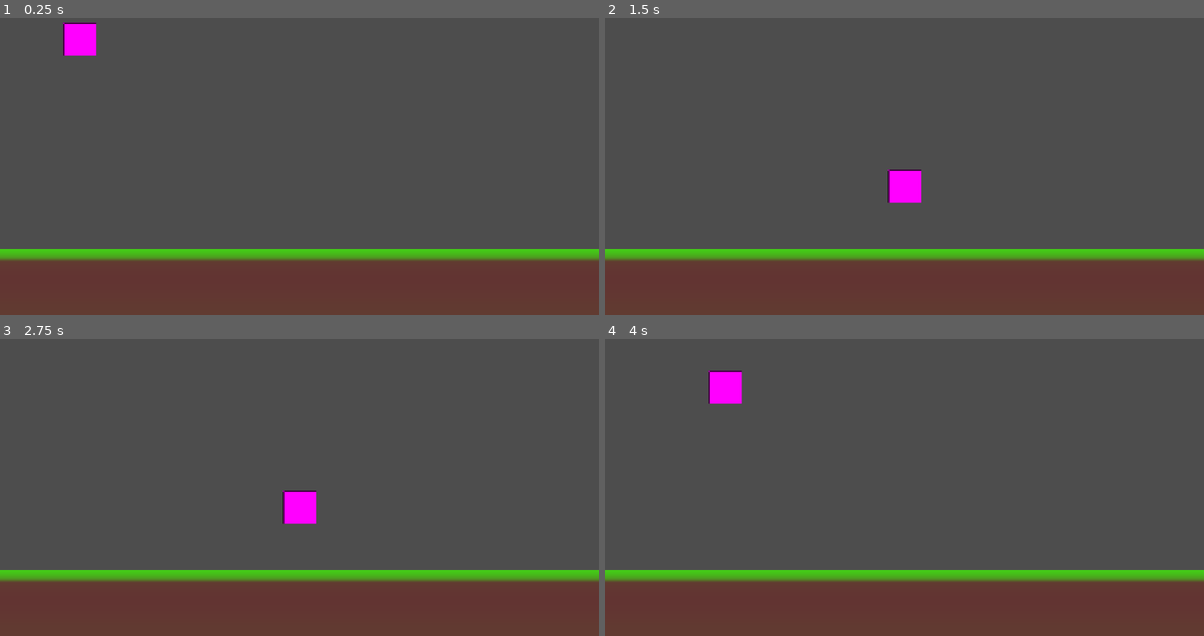
Above: before the commit, frames 1-4 (two rows, left to right).
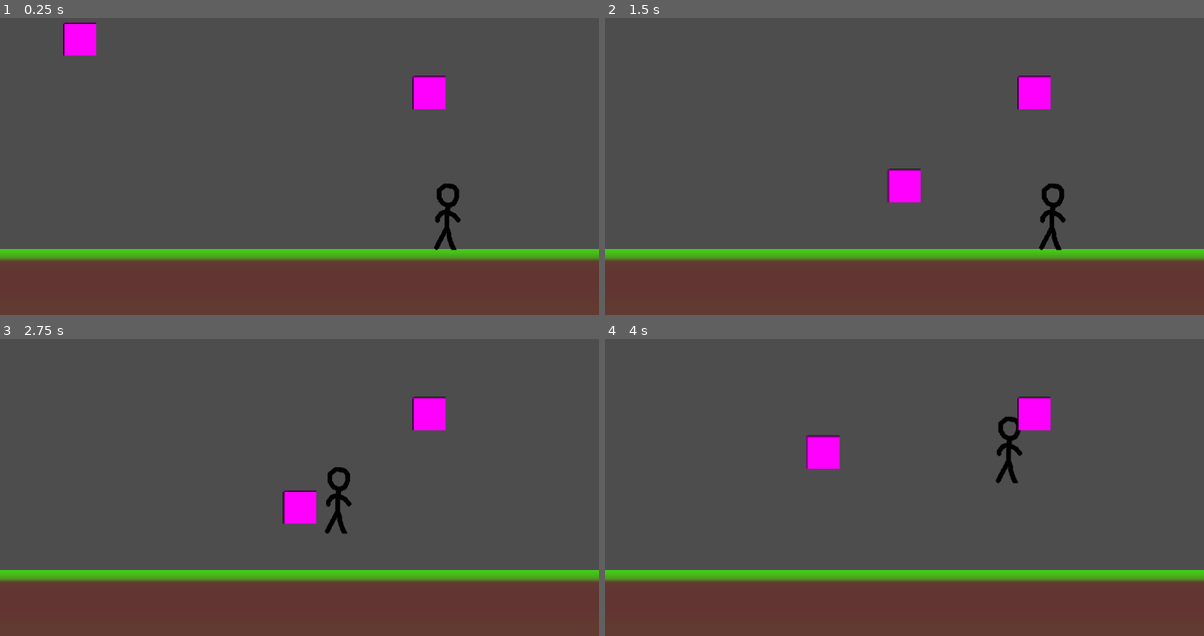
Above: after the commit, the same moments.

Repository: TheCubicCyborg/Starzan
Game: Godot game, scene res://Levels/yank_star_test.tscn
Same seed, same stepped clock (60 frames per second), same inputs: the game is played once before the commit and once after it. The project has no main scene, so this scene is started directly.
Inputs (mouse positions are in pixels of both pictures, inside the frame that each line leads up to):
- Up to frame 1 (0.25 s): no input
- Up to frame 2 (1.5 s): tap Enter at 0.5 s; drag from (682, 38) to (964, 71) at 0.52 s; drag from (784, 163) to (874, 214) at 1.27 s
- Up to frame 3 (2.75 s): tap Space (jump) at 2, 2.1 s; move the mouse to (359, 392) at 2.02 s; hold A (move_left) from 2.03 s (still down)
- Up to frame 4 (4 s): release A (move_left) at 2.75 s; drag from (874, 535) to (724, 416) at 2.77 s; move the mouse to (1084, 517) at 3.52 s; hold D (move_right) from 3.53 s (still down); tap Space (jump) at 3.6, 3.77 s

The runs differ from the first frame. In frame 1, 1.1% of the frame differs, in the area x 68-77%, y 19-79%; in frame 2, 1.2%; in frame 3, 1.1%; in frame 4, 2.3%, in the area x 17-75%, y 10-49%.

Commit message:
yank star

Diff:
--- a/Entities/yank_star.gd
+++ b/Entities/yank_star.gd
@@ -9,7 +9,7 @@
 var wait_timer: float = 0
 @export var wait_time: float = 2
 @export_range(0,1.0) var away_weight: float = 0.5
-@export_range(0,1.0) var return_weight: float = 0.5
+@export_range(0,1.0) var return_speed: float = 5
 
 func _ready():
 	source = position
@@ -23,6 +23,7 @@
 			destination = TEMP_PULL_LOCATION
 
 func _physics_process(delta):
+	var start_position = position
 	if moving:
 		if away:
 			position = lerp(position,destination,away_weight)
@@ -31,7 +32,7 @@
 				moving = false
 				wait_timer = wait_time
 		else:
-			position = lerp(position,source, return_weight)
+			position = position.move_toward(source,return_speed)
 			if position.is_equal_approx(source):
 				position = source
 				moving = false
@@ -41,3 +42,8 @@
 			wait_timer = 0
 			moving = true
 			away = false
+	constant_linear_velocity = (position - start_position)/delta
+	if constant_linear_velocity.y < 0:
+		constant_linear_velocity.y = 0
+	elif constant_linear_velocity.y > 0:
+		constant_linear_velocity.y += get_gravity().y
--- a/Levels/yank_star_test.tscn
+++ b/Levels/yank_star_test.tscn
@@ -1,6 +1,9 @@
 [gd_scene format=3 uid="uid://7vfukyfkg2s4"]
 
 [ext_resource type="Script" uid="uid://d15ynqgsfaojm" path="res://Entities/yank_star.gd" id="1_w4ftx"]
+[ext_resource type="Script" uid="uid://c8o7l5hj5ojbo" path="res://Player/Scripts/player_dude.gd" id="2_p5nd5"]
+[ext_resource type="Texture2D" uid="uid://kei3lixd7xjs" path="res://Assets/placeholder_dude.png" id="3_5ygy6"]
+[ext_resource type="PackedScene" uid="uid://cm34nyquqmqxj" path="res://Entities/grab_star.tscn" id="4_1b0sh"]
 
 [sub_resource type="RectangleShape2D" id="RectangleShape2D_y32ns"]
 size = Vector2(1154.5, 125)
@@ -20,7 +23,11 @@
 [sub_resource type="RectangleShape2D" id="RectangleShape2D_8taa3"]
 size = Vector2(64, 64)
 
-[node name="TestScene" type="Node2D" unique_id=161238367]
+[sub_resource type="CapsuleShape2D" id="CapsuleShape2D_w4ftx"]
+radius = 32.0
+height = 128.0
+
+[node name="YankTestScene" type="Node2D" unique_id=161238367]
 
 [node name="StaticBody2D" type="StaticBody2D" parent="." unique_id=1217467274]
 position = Vector2(576.75, 585.5)
@@ -36,11 +43,25 @@
 position = Vector2(153, 117)
 input_pickable = true
 script = ExtResource("1_w4ftx")
-away_weight = 0.2
-return_weight = 0.05
+wait_time = 1.0
+away_weight = 0.1
 
 [node name="Sprite2D" type="Sprite2D" parent="YankStar" unique_id=217011775]
 texture = SubResource("PlaceholderTexture2D_w4ftx")
 
 [node name="CollisionShape2D" type="CollisionShape2D" parent="YankStar" unique_id=1334883827]
 shape = SubResource("RectangleShape2D_8taa3")
+
+[node name="PlayerDude" type="CharacterBody2D" parent="." unique_id=1328772738]
+position = Vector2(859, 449)
+collision_layer = 2
+script = ExtResource("2_p5nd5")
+
+[node name="CollisionShape2D" type="CollisionShape2D" parent="PlayerDude" unique_id=397189114]
+shape = SubResource("CapsuleShape2D_w4ftx")
+
+[node name="Sprite2D" type="Sprite2D" parent="PlayerDude" unique_id=60240562]
+texture = ExtResource("3_5ygy6")
+
+[node name="GrabStar" parent="." unique_id=1483779697 instance=ExtResource("4_1b0sh")]
+position = Vector2(825, 220)
--- /dev/null
+++ b/Player/Scripts/player_dude.gd
@@ -0,0 +1,29 @@
+extends CharacterBody2D
+
+
+const SPEED = 300.0
+const JUMP_VELOCITY = -800.0
+
+func _ready():
+	pass
+
+func _physics_process(delta):
+	# Add the gravity.
+	if not is_on_floor():
+		velocity += get_gravity() * delta
+
+	# Handle jump.
+	if Input.is_action_just_pressed("jump") and is_on_floor():
+		velocity.y = JUMP_VELOCITY
+	# Get the input direction and handle the movement/deceleration.
+	# As good practice, you should replace UI actions with custom gameplay actions.
+	var direction = Input.get_axis("move_left", "move_right")
+	if direction:
+		velocity.x = direction * SPEED
+	else:
+		if not is_on_floor():
+			velocity.x *= 0.9
+		else:
+			velocity.x *= 0.5
+
+	move_and_slide()
--- /dev/null
+++ b/globals.gd
@@ -0,0 +1,3 @@
+class_name Globals extends Node
+
+var player: PhysicsBody2D
--- a/project.godot
+++ b/project.godot
@@ -53,6 +53,7 @@
 [physics]
 
 3d/physics_engine="Jolt Physics"
+2d/default_gravity=1960.0
 
 [rendering]
 
Binary file added: Assets/placeholder_dude.png
Not shown, added: Assets/placeholder_dude.png.import
Not shown, added: Player/Scripts/player_dude.gd.uid
Not shown, added: globals.gd.uid
